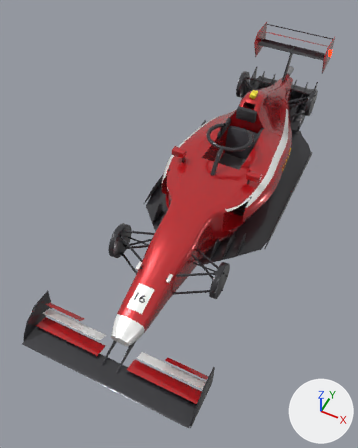
One commit to the Blender file content/cars/fugazzi-sf26/fugazzi_sf26.blend: the scene before it, then after it.
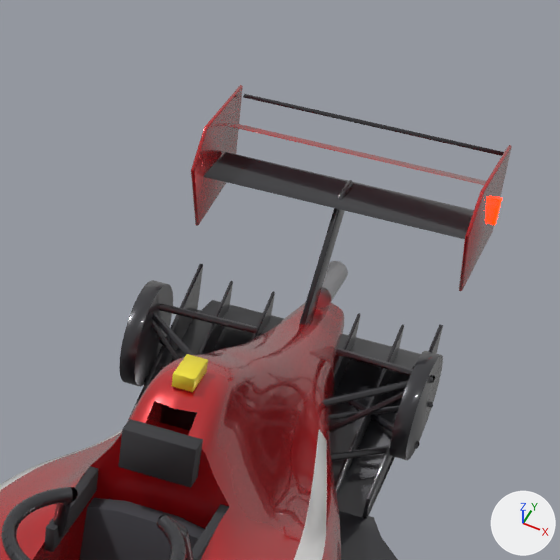
There are two pictures of each version: one whole from a camera (50 mm lens) standing at (1.52, -4.44, 4.47) and looking at (-0.24, -0.92, 0.06), one close up on the part from 58% to 97% of the width and 0% to 32% of the height. The axes (+X, +Y, +Z) are drawn at lower right. The lights are the same throughout. The older version's two pictures come first.

Objects in the first close-up: 'fugazzi_sf26'.
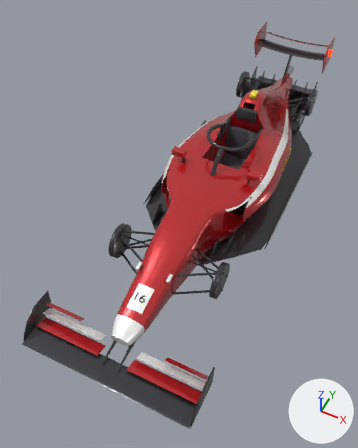
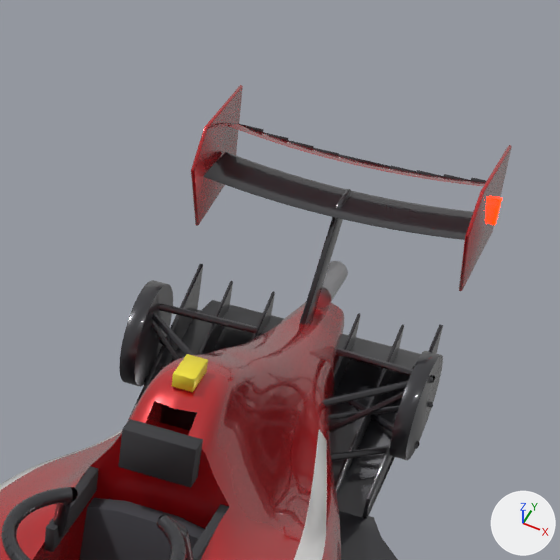
Boxes (x1, y1, x2, y2) around the edits, measured in the close-ups (560 x 560 px; the box of a moved part takes in the faces that stretch with it):
part 1 of me_fugazzi_sf26, moved or reshaped: before (243, 94, 504, 156); after (239, 124, 264, 133)
part 2 of me_fugazzi_sf26, added: after (263, 132, 288, 141)
part 3 of me_fugazzi_sf26, added: after (288, 140, 314, 149)
part 4 of me_fugazzi_sf26, added: after (313, 147, 339, 156)
part 5 of me_fugazzi_sf26, added: after (390, 165, 417, 173)
part 6 of me_fugazzi_sf26, added: after (417, 170, 444, 177)
part 7 of me_fugazzi_sf26, added: after (444, 174, 471, 181)
part 8 of me_fugazzi_sf26, added: after (471, 177, 486, 183)
part 9 of me_fugazzi_sf26, added: after (338, 154, 390, 168)
part 10 of me_fugazzi_sf26, cut back: before (338, 180, 353, 197); after (204, 124, 485, 240)

What changed in the scene script:
```text
Change me_fugazzi_sf26:
    used by ob_fugazzi_sf26; location = (0.0, 0.0, 0.0)
    remove me_fugazzi_sf26.from_pydata(...)  # 22616 vertices, 20969 faces; spans x -0.91..0.91, y -3.02..2.56, z 0.0..1.02
    add me_fugazzi_sf26.from_pydata(...)  # 24246 vertices, 22584 faces; spans x -0.91..0.91, y -3.02..2.56, z 0.0..1.02
    me_fugazzi_sf26 part 1: the loose piece of 56 vertices spanning x -0.5..0.5, y 2.54..2.55, z 0.93..0.94 is scaled about its middle by (0.1, 1, 1), then moved by (-0.45, -0.02, -0.11)
    me_fugazzi_sf26 part 2: the loose piece of 56 vertices spanning x -0.5..0.5, y 2.54..2.55, z 0.93..0.94 is copied, and the copy is scaled about its middle by (0.1, 1, 1), then moved by (-0.35, -0.02, -0.12); it spans x -0.4..-0.3, y 2.52..2.53, z 0.8..0.82
    me_fugazzi_sf26 part 3: the loose piece of 56 vertices spanning x -0.5..0.5, y 2.54..2.55, z 0.93..0.94 is copied, and the copy is scaled about its middle by (0.1, 1, 1), then moved by (-0.25, -0.02, -0.13); it spans x -0.3..-0.2, y 2.52..2.53, z 0.8..0.81
    me_fugazzi_sf26 part 4: the loose piece of 56 vertices spanning x -0.5..0.5, y 2.54..2.55, z 0.93..0.94 is copied, and the copy is scaled about its middle by (0.1, 1, 1), then moved by (-0.15, -0.02, -0.13); it spans x -0.2..-0.1, y 2.52..2.53, z 0.79..0.81
    me_fugazzi_sf26 part 5: the loose piece of 56 vertices spanning x -0.5..0.5, y 2.54..2.55, z 0.93..0.94 is copied, and the copy is scaled about its middle by (0.1, 1, 1), then moved by (0.15, -0.02, -0.13); it spans x 0.1..0.2, y 2.52..2.53, z 0.79..0.81
    me_fugazzi_sf26 part 6: the loose piece of 56 vertices spanning x -0.5..0.5, y 2.54..2.55, z 0.93..0.94 is copied, and the copy is scaled about its middle by (0.1, 1, 1), then moved by (0.25, -0.02, -0.13); it spans x 0.2..0.3, y 2.52..2.53, z 0.8..0.81
    me_fugazzi_sf26 part 7: the loose piece of 56 vertices spanning x -0.5..0.5, y 2.54..2.55, z 0.93..0.94 is copied, and the copy is scaled about its middle by (0.1, 1, 1), then moved by (0.35, -0.02, -0.12); it spans x 0.3..0.4, y 2.52..2.53, z 0.8..0.82
    me_fugazzi_sf26 part 8: the loose piece of 56 vertices spanning x -0.5..0.5, y 2.54..2.55, z 0.93..0.94 is copied, and the copy is scaled about its middle by (0.1, 1, 1), then moved by (0.45, -0.02, -0.11); it spans x 0.4..0.5, y 2.52..2.53, z 0.82..0.83
    me_fugazzi_sf26 part 9: a new loose piece of 68 vertices spanning x -0.1..0.1, y 2.52..2.53, z 0.79..0.8, in mat_car_carbon (dark grey #303035)
    me_fugazzi_sf26 part 10: 56 vertices moved from x -0.01..0.01, y 2.24..2.36, z 0.79..0.8 to x -0.01..0.01, y 2.24..2.36, z 0.76; 1170 vertices added at x -0.44..0.44, y 2.16..2.53, z 0.73..0.87
```
